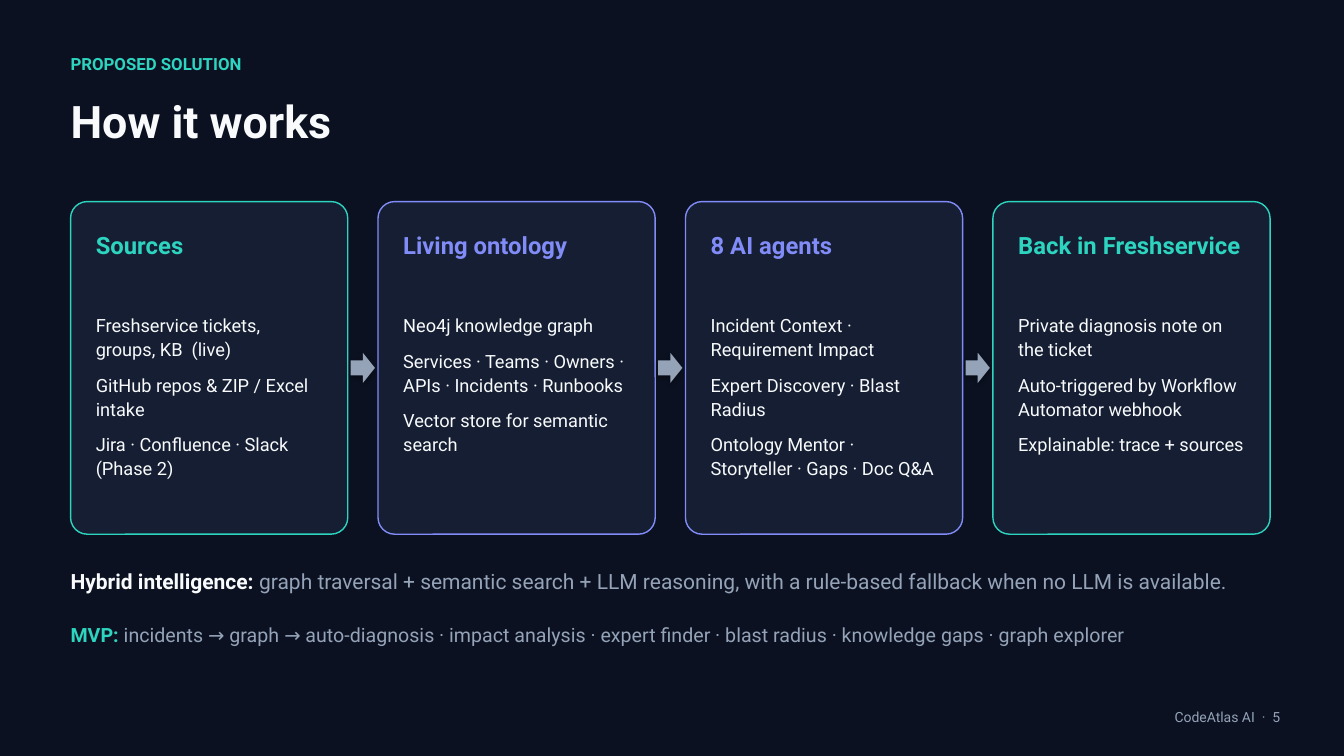
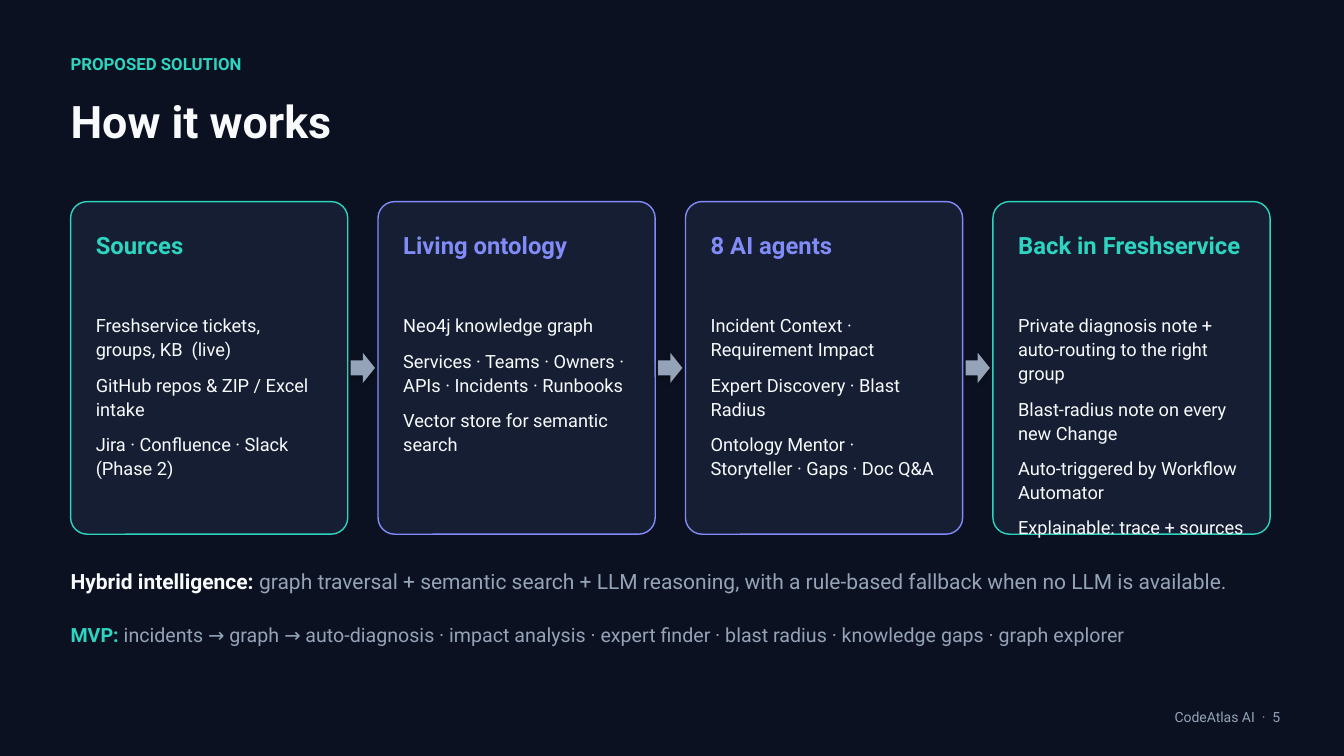
Before and after one commit to pavankumarh14/CodeAtlas-AI, a slide deck: slide 5 of docs/CodeAtlas-AI-Pitch-Deck.pptx. Drawn at 1344x756 pixels with LibreOffice and Linux fonts; fonts in the diff are those of the drawing. Boxes give left, top, right and bottom in pixels: in the first picture for what was removed or moved away, otherwise in the second. Text is boxed around its words. In the diff, an @@ line names an element or a change of style, - is before the commit and + after.

```diff
--- a/docs/CodeAtlas-AI-Pitch-Deck.pptx
+++ b/docs/CodeAtlas-AI-Pitch-Deck.pptx
@@ text at <box>1018,318,1237,499</box>: text changed @@
-Private diagnosis note on the ticket
-Auto-triggered by Workflow Automator webhook
+Private diagnosis note + auto-routing to the right group
+Blast-radius note on every new Change
+Auto-triggered by Workflow Automator
```
Also in this commit, not shown: 6 other slides changed, 2 slides added, 12 other files.
